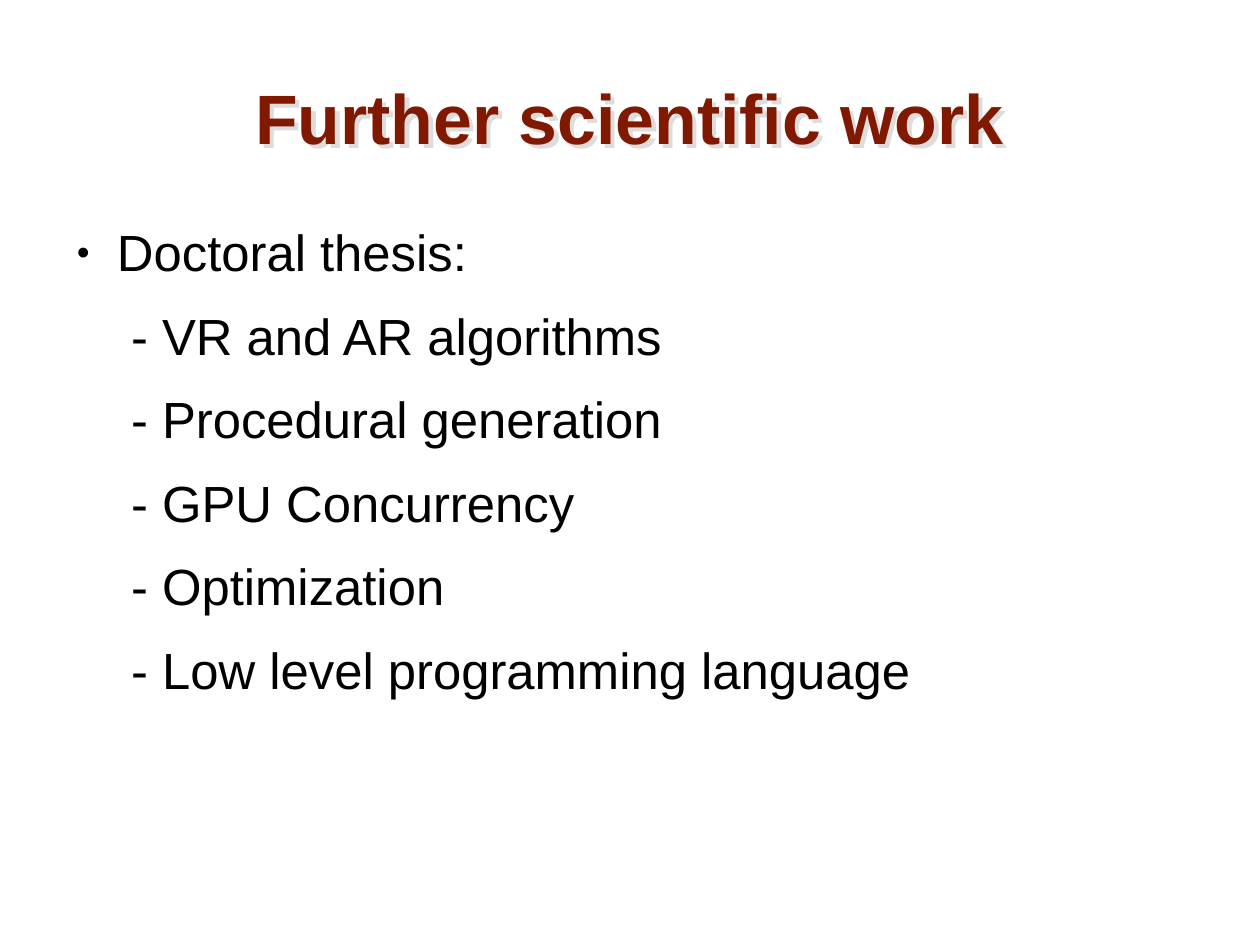
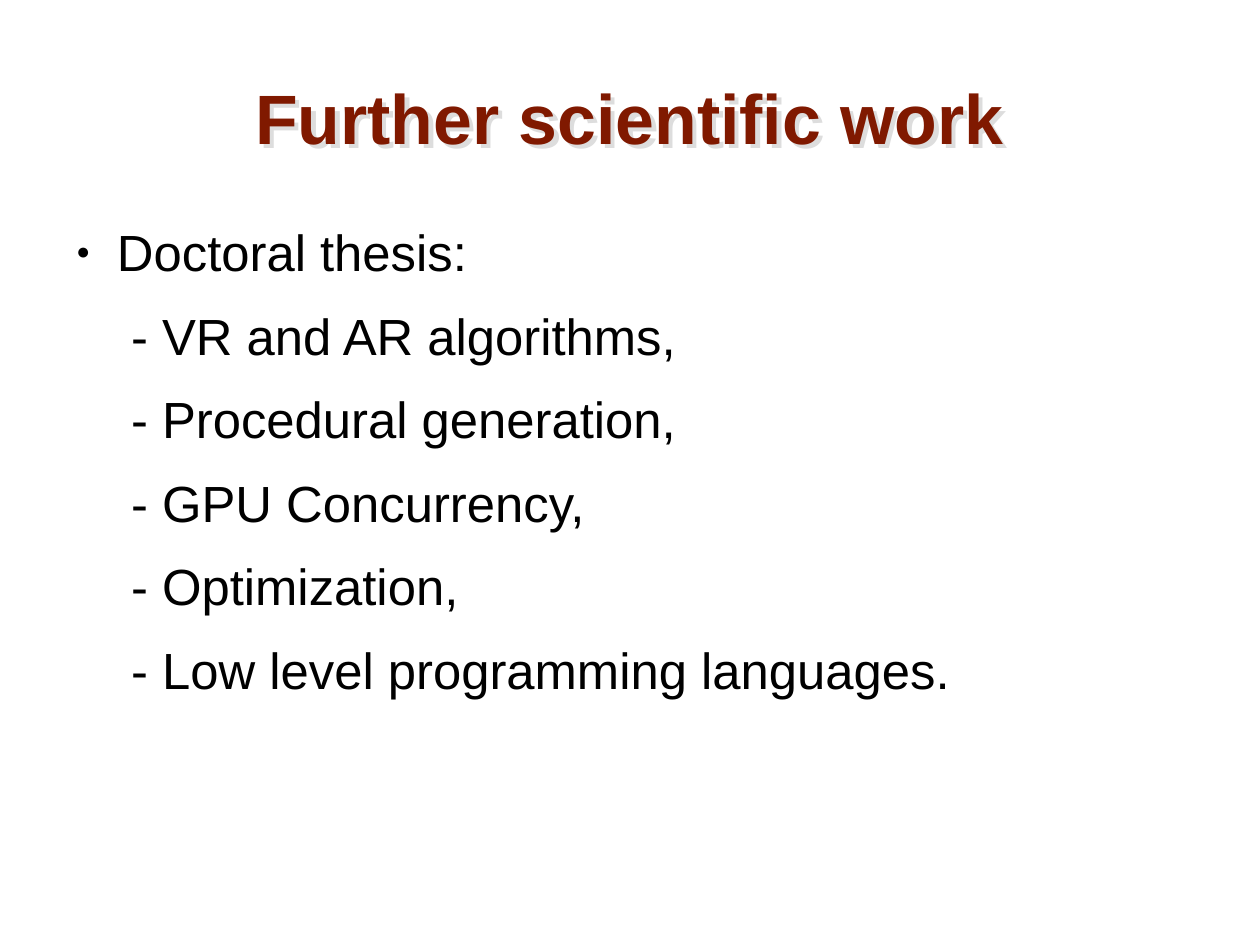
Before and after one commit to MenosGrandes/Article-LSystem, a slide deck: slide 11 of Prezentacja doktoranckie/Untitled 1.odp. Drawn at 1260x945 pixels with LibreOffice and Linux fonts; fonts in the diff are those of the drawing. Boxes give left, top, right and bottom in pixels: in the first picture for what was removed or moved away, otherwise in the second. Text is boxed around its words. In the diff, an @@ line names an element or a change of style, - is before the commit and + after.

```diff
--- a/Prezentacja doktoranckie/Untitled 1.odp
+++ b/Prezentacja doktoranckie/Untitled 1.odp
@@ text at [162, 318, 949, 699]: text changed @@
-- VR and AR algorithms
-- Procedural generation
-- GPU Concurrency
-- Optimization
-- Low level programming language
+- VR and AR algorithms,
+- Procedural generation,
+- GPU Concurrency,
+- Optimization,
+- Low level programming languages.
```
Also in this commit, not shown: 2 other slides changed, 2 other files.
